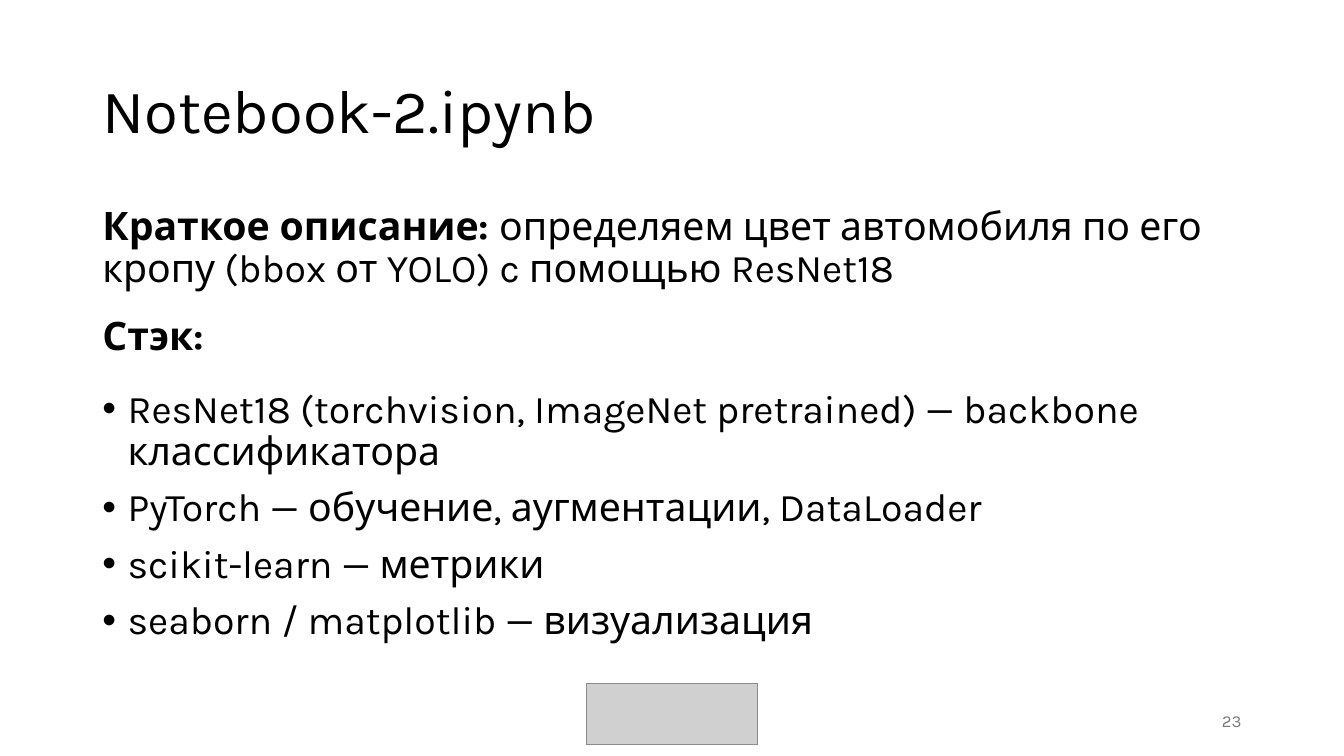
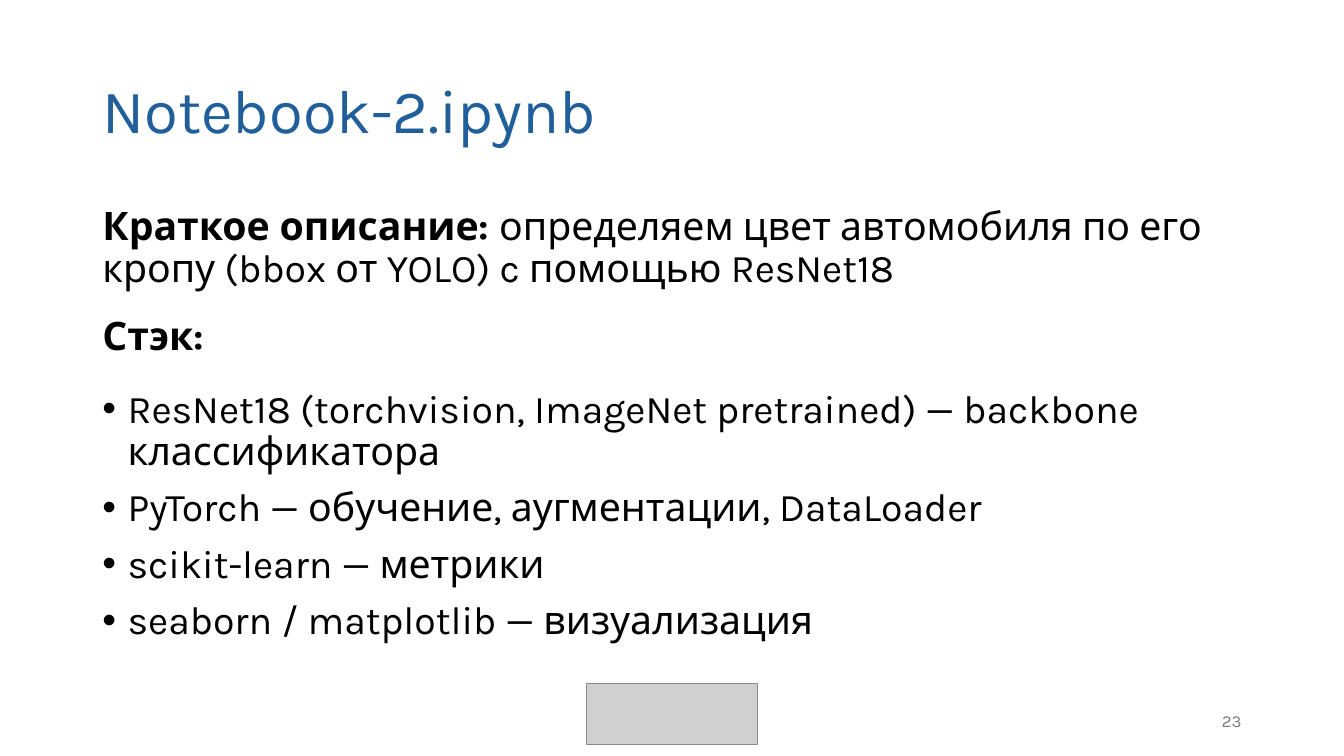
Before and after one commit to igotsummeronmymind/diploma, a slide deck: slide 23 of demo/diploma_present.pptx. Drawn at 1344x756 pixels with LibreOffice and Linux fonts; fonts in the diff are those of the drawing; grey boxes stand for pictures. Boxes give left, top, right and bottom in pixels: in the first picture for what was removed or moved away, otherwise in the second. Text is boxed around its words. In the diff, an @@ line names an element or a change of style, - is before the commit and + after.

Commit message:
reworked 03notebook

```diff
--- a/demo/diploma_present.pptx
+++ b/demo/diploma_present.pptx
@@ title "Notebook-2.ipynb" at box(102, 90, 596, 148): text colour #000000 to #215F9A @@
```
Also in this commit, not shown: 33 other slides changed, 2 other files.
